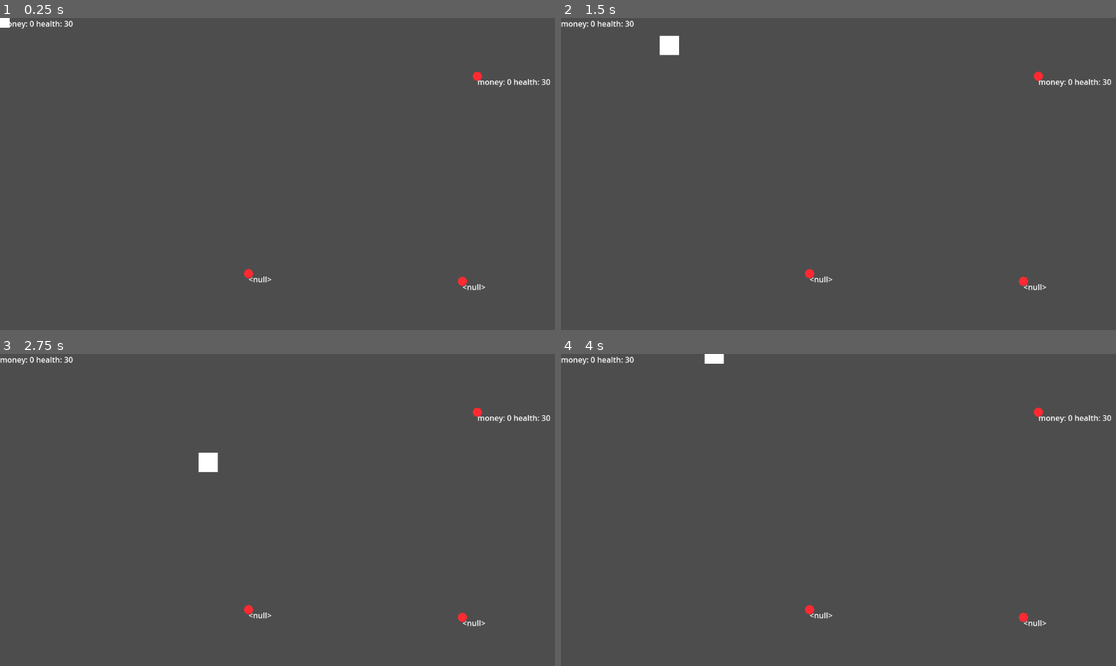
Above: before the commit, frames 1-4 (two rows, left to right).
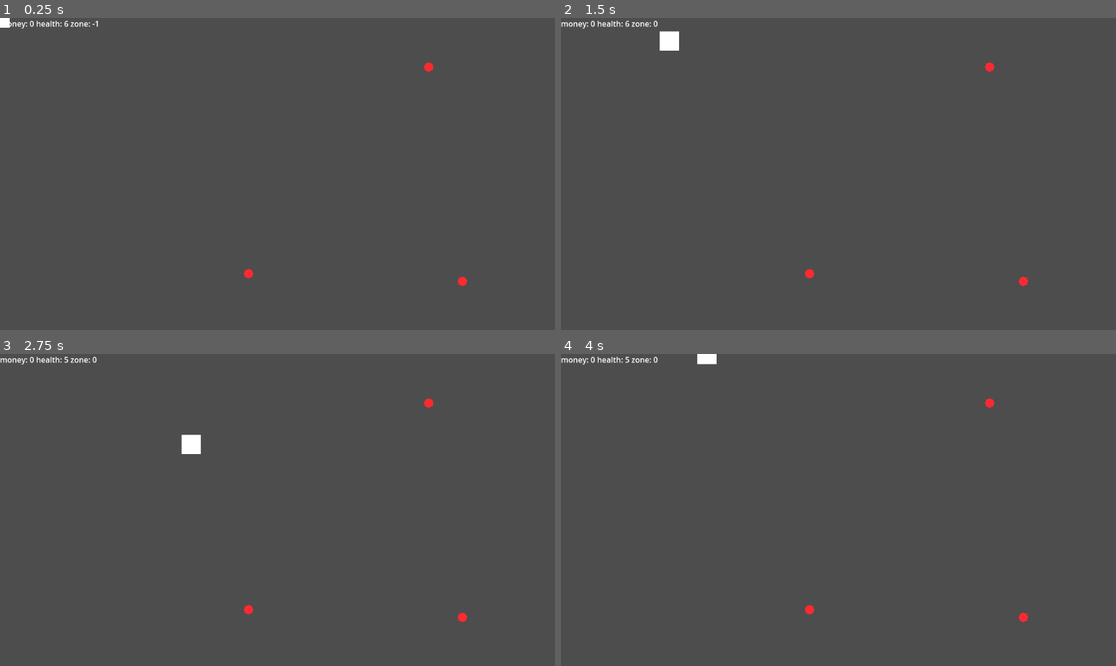
Above: after the commit, the same moments.

Repository: textstack/gamejam24
Game: Godot game, scene res://areas/areatest.tscn
Two runs of this game, one before a commit and one after it. Both use one fixed random seed, a clock stepped at 60 frames per second and the inputs below. This scene is started directly instead of the project's main scene.
Inputs:
- Up to frame 1 (0.25 s): no input
- Up to frame 2 (1.5 s): tap Enter at 0.5 s; hold D (Right) 0.53-1.28 s; hold E (interact) 0.53-1.28 s; hold S (Down) from 1.28 s (still down); tap E (interact) at 1.35 s
- Up to frame 3 (2.75 s): release S (Down) at 2.03 s; hold D (Right) from 2.03 s (still down); hold E (interact) from 2.03 s (still down)
- Up to frame 4 (4 s): release D (Right) at 2.78 s; release E (interact) at 2.78 s; hold W (Up) 2.78-3.53 s; tap E (interact) at 2.85 s; hold A (Left) from 3.53 s (still down); hold E (interact) from 3.53 s (still down)

The runs differ from the first frame. In frame 1, 0.3% of the frame differs, in the area x 11-100%, y 0-88%; in frame 2, 0.5%; in frame 3, 0.8%; in frame 4, 0.4%.

Commit message:
improve enemies, area system, upgrade global, health ticking

Diff:
--- a/areas/areatest.gd
+++ b/areas/areatest.gd
@@ -3,4 +3,4 @@
 
 # Called every frame. 'delta' is the elapsed time since the previous frame.
 func _process(delta: float) -> void:
-	$RichTextLabel.text = "money: " + str(Currencies.money.total) + " health: " + str(Currencies.health.total)
+	$RichTextLabel.text = "money: " + str(Currencies.money.total) + " health: " + str(Currencies.health.total) + " zone: " + str(Currencies.zone)
--- a/areas/areatest.tscn
+++ b/areas/areatest.tscn
@@ -6,10 +6,6 @@
 [ext_resource type="PackedScene" uid="uid://boio3uqw582kq" path="res://objects/safe_zone.tscn" id="5_dww66"]
 
 [node name="Areatest" type="Node2D"]
-script = ExtResource("1_a0d2x")
-
-[node name="Enemy" parent="." instance=ExtResource("2_xs7bm")]
-position = Vector2(991, 121)
 script = ExtResource("1_a0d2x")
 
 [node name="RichTextLabel" type="RichTextLabel" parent="."]
@@ -28,3 +24,6 @@
 [node name="SafeZone" parent="." instance=ExtResource("5_dww66")]
 position = Vector2(100, 100)
 scale = Vector2(10, 10)
+
+[node name="Enemy" parent="." instance=ExtResource("2_xs7bm")]
+position = Vector2(890, 102)
--- a/characters/character_body_2d.gd
+++ b/characters/player.gd
@@ -3,11 +3,8 @@
 class_name Player
 
 
-const SPEED = 300.0
+const SPEED = 250.0
 const SMOOTH = 0.6
-
-
-var safe = false
 
 
 func takeDamage(amount):
@@ -20,7 +17,7 @@
 
 
 func die():
-	pass
+	get_tree().quit()
 
 
 func _physics_process(_delta: float) -> void:
@@ -29,6 +26,14 @@
 		Input.get_action_strength("Down") - Input.get_action_strength("Up"),
 	)
 
-	velocity = velocity.lerp(move.normalized() * SPEED, SMOOTH)
+	var speed = SPEED + Upgrades.speed * 50 - Currencies.zone * 50
+	velocity = velocity.lerp(move.normalized() * speed, SMOOTH)
 
 	move_and_slide()
+
+
+func _on_hp_timer_timeout() -> void:
+	if Currencies.zone < 0:
+		return
+
+	takeDamage(5 ** Currencies.zone)
--- a/characters/player.tscn
+++ b/characters/player.tscn
@@ -1,18 +1,22 @@
 [gd_scene load_steps=3 format=3 uid="uid://c0jardu1884hj"]
 
-[ext_resource type="Script" path="res://characters/character_body_2d.gd" id="1_o87eb"]
+[ext_resource type="Script" path="res://characters/player.gd" id="1_o87eb"]
 
 [sub_resource type="RectangleShape2D" id="RectangleShape2D_csqst"]
 size = Vector2(40, 40)
 
-[node name="Player" type="Node2D"]
-
-[node name="CharacterBody2D" type="CharacterBody2D" parent="." groups=["Trackable", "player"]]
+[node name="Player" type="CharacterBody2D" groups=["Trackable", "player"]]
 collision_layer = 2
 script = ExtResource("1_o87eb")
 
-[node name="Polygon2D" type="Polygon2D" parent="CharacterBody2D"]
+[node name="Polygon2D" type="Polygon2D" parent="."]
 polygon = PackedVector2Array(-20, -20, 20, -20, 20, 20, -20, 20)
 
-[node name="CollisionShape2D" type="CollisionShape2D" parent="CharacterBody2D"]
+[node name="CollisionShape2D" type="CollisionShape2D" parent="."]
 shape = SubResource("RectangleShape2D_csqst")
+
+[node name="HPTimer" type="Timer" parent="."]
+wait_time = 2.0
+autostart = true
+
+[connection signal="timeout" from="HPTimer" to="." method="_on_hp_timer_timeout"]
--- a/global/currencies.gd
+++ b/global/currencies.gd
@@ -3,8 +3,9 @@
 var max_health
 var health
 var money
+var zone = 0
 
 # Called when the node enters the scene tree for the first time.
 func _ready() -> void:
 	money = Currency.new(0, "Money", "")
-	health = CurrencyMax.new(30, 30, "Health", "")
+	health = CurrencyMax.new(6, 6, "Health", "")
--- a/global/currency.gd
+++ b/global/currency.gd
@@ -8,10 +8,10 @@
 var total = 0
 
 
-func _init(startTotal, currencyName, icon):
+func _init(startTotal, currencyName_, icon_):
 	total = startTotal
-	currencyName = currencyName
-	icon = icon
+	currencyName = currencyName_
+	icon = icon_
 
 
 func getName():
--- a/global/currencyMax.gd
+++ b/global/currencyMax.gd
@@ -3,19 +3,19 @@
 class_name CurrencyMax
 
 
-var max = 0
+var highestAllowed = 0
 
 
-func _init(startTotal, startMax, currencyName, icon):
+func _init(startTotal, startMax, currencyName_, icon_):
 	total = startTotal
-	max = startMax
-	currencyName = currencyName
-	icon = icon
+	highestAllowed = startMax
+	currencyName = currencyName_
+	icon = icon_
 
 
 func add(amount):
-	if total + amount > max:
-		total = max
+	if total + amount > highestAllowed:
+		total = highestAllowed
 		return false
 
 	total += amount
@@ -23,8 +23,8 @@
 
 
 func getMax():
-	return max
+	return highestAllowed
 
 
 func addMax(amount):
-	max += amount
+	highestAllowed += amount
--- /dev/null
+++ b/global/upgrades.gd
@@ -0,0 +1,6 @@
+extends Node
+
+
+var speed = 0
+var heal = 1
+var health = 0
--- a/objects/enemy.gd
+++ b/objects/enemy.gd
@@ -7,10 +7,9 @@
 
 const SPEED = 200
 const SLOW_SPEED = 50
-const SMOOTH = 0.1
+const SMOOTH = 0.05
 
 
-var amount = 5
 var lastHitPlayer = 0
 
 
@@ -24,20 +23,20 @@
 	var body = collision.get_collider()
 	if body is Player and Time.get_unix_time_from_system() - lastHitPlayer > 0.5:
 		lastHitPlayer = Time.get_unix_time_from_system()
-		body.takeDamage(amount)
-
-
-func _process(delta):
-	$RichTextLabel.text = str(target)
+		body.takeDamage(10 ** Currencies.zone)
 
 
 func goTowardsTarget():
-	if not target or target.safe:
+	if not target or Currencies.zone < 0:
 		velocity = velocity.lerp(Vector2(), SMOOTH)
 		return
 
 	var diff = target.position - position
-	velocity = velocity.lerp(diff.normalized() * SPEED, SMOOTH)
+	var dot = target.velocity.normalized().dot(-diff.normalized())
+	var move = diff + target.velocity * (1 - dot)
+	velocity = velocity.lerp(move.normalized() * SPEED, SMOOTH)
+
+	$RichTextLabel.text = str(move)
 
 
 func goAwayFromOthers():
--- a/objects/enemy.tscn
+++ b/objects/enemy.tscn
@@ -35,6 +35,7 @@
 shape = SubResource("CircleShape2D_hs8et")
 
 [node name="RichTextLabel" type="RichTextLabel" parent="."]
+visible = false
 offset_right = 294.0
 offset_bottom = 71.0
 
--- a/objects/safe_zone.gd
+++ b/objects/safe_zone.gd
@@ -1,7 +1,7 @@
 extends Area2D
 
 
-const HEAL = 1
+var heal = 1
 
 
 var player
@@ -12,16 +12,16 @@
 		body.die()
 
 	if body is Player:
+		Currencies.zone = -1
 		player = body
-		player.safe = true
 
 
 func _on_body_exited(body: Node2D) -> void:
 	if body is Player:
-		player.safe = false
+		Currencies.zone = 0
 		player = null
 
 
 func _on_heal_timer_timeout() -> void:
 	if player:
-		Currencies.health.add(HEAL)
+		Currencies.health.add(heal)
--- a/project.godot
+++ b/project.godot
@@ -19,6 +19,7 @@
 
 Currencies="*res://global/currencies.gd"
 InteractionManager="*res://shops/interaction/interactionManager.tscn"
+Upgrades="*res://global/upgrades.gd"
 
 [global_group]
 
